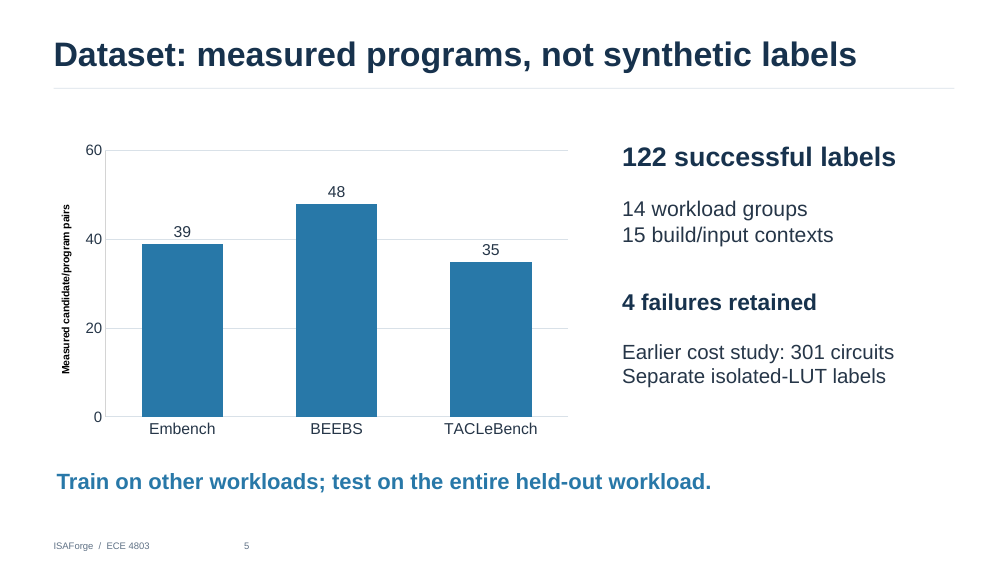
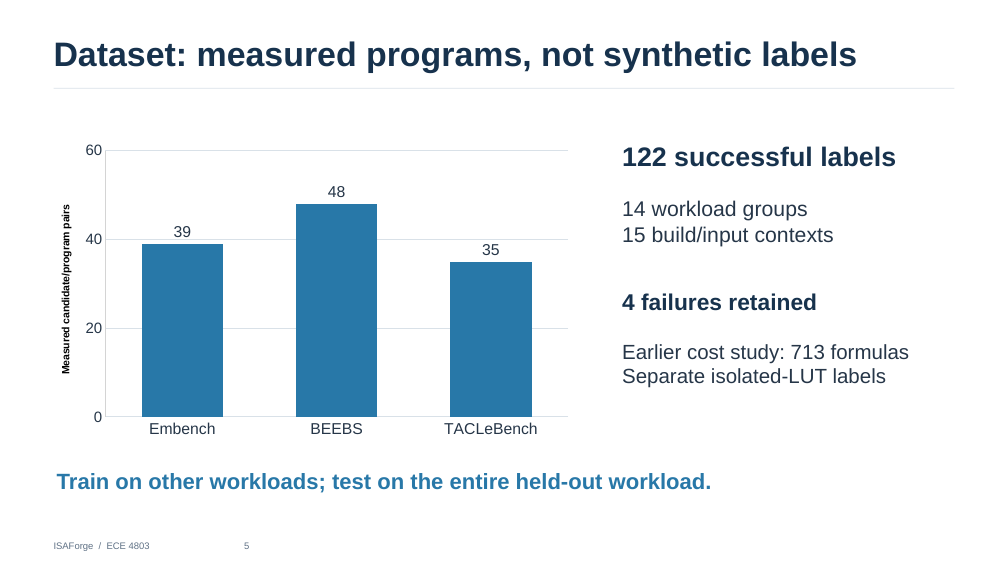
Before and after one commit to jas0nriverah/agentic-riscv-codesign, a slide deck: slide 5 of submissions/midterm-2026-10-28/isaforge-midterm-progress-slides-final.pptx. Drawn at 1008x567 pixels with LibreOffice and Linux fonts; fonts in the diff are those of the drawing. Boxes give left, top, right and bottom in pixels: in the first picture for what was removed or moved away, otherwise in the second. Text is boxed around its words. In the diff, an @@ line names an element or a change of style, - is before the commit and + after.

Commit message:
Add verified findings from earlier ISAForge chat history

```diff
--- a/submissions/midterm-2026-10-28/isaforge-midterm-progress-slides-final.pptx
+++ b/submissions/midterm-2026-10-28/isaforge-midterm-progress-slides-final.pptx
@@ text at [622,344,910,364]: text changed @@
-Earlier cost study: 301 circuits
+Earlier cost study: 713 formulas
```
Also in this commit, not shown: 5 other files.
